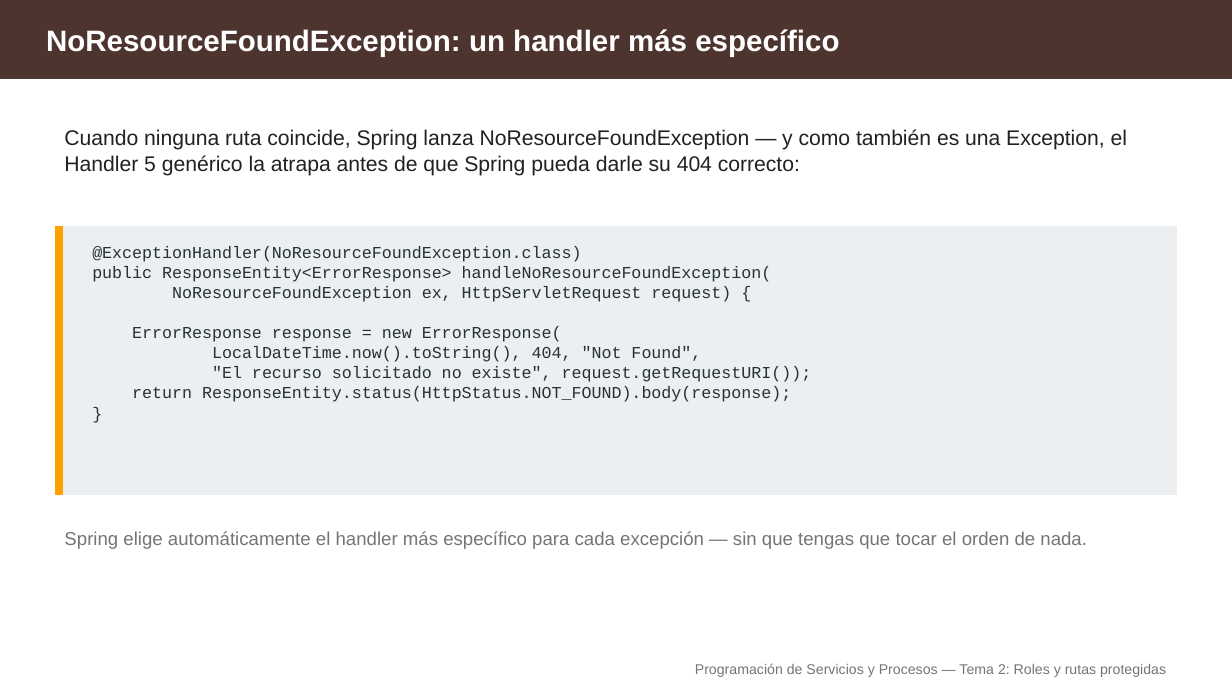
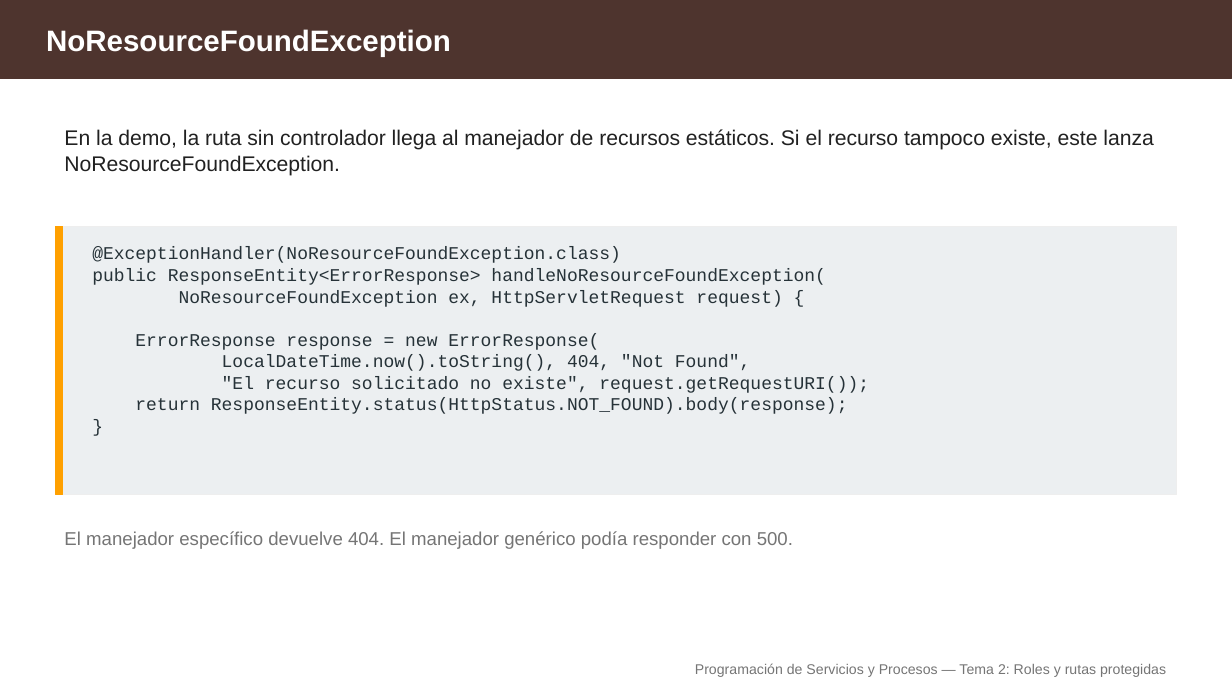
Before and after one commit to aitorventura/programacion-servicios-procesos, a slide deck: slide 13 of docs/tema2/diapositivas/roles-y-rutas-protegidas.pptx (slide 14 before the commit). Drawn at 1232x693 pixels with LibreOffice and Linux fonts; fonts in the diff are those of the drawing. Boxes give left, top, right and bottom in pixels: in the first picture for what was removed or moved away, otherwise in the second. Text is boxed around its words. In the diff, an @@ line names an element or a change of style, - is before the commit and + after.

```diff
--- a/docs/tema2/diapositivas/roles-y-rutas-protegidas.pptx
+++ b/docs/tema2/diapositivas/roles-y-rutas-protegidas.pptx
@@ text at (46, 29, 451, 56): text changed @@
-NoResourceFoundException: un handler más específico
+NoResourceFoundException
@@ text at (64, 129, 1153, 176): text changed @@
-Cuando ninguna ruta coincide, Spring lanza NoResourceFoundException — y como también es una Exception, el Handler 5 genérico la atrapa antes de que Spring pueda darle su 404 correcto:
+En la demo, la ruta sin controlador llega al manejador de recursos estáticos. Si el recurso tampoco existe, este lanza NoResourceFoundException.
@@ text "@ExceptionHandler(NoResourceFoundException.class)" at (92, 247, 869, 414): size 13 to 14 pt @@
@@ text at (64, 531, 793, 549): text changed @@
-Spring elige automáticamente el handler más específico para cada excepción — sin que tengas que tocar el orden de nada.
+El manejador específico devuelve 404. El manejador genérico podía responder con 500.
```
Also in this commit, not shown: 17 other slides changed, 3 slides removed, 4 other files.
